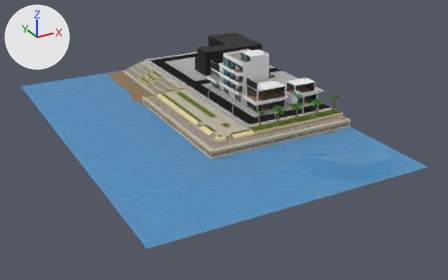
An edit to the Blender file res/models/docks/docks.blend, drawn before and after from the same camera.
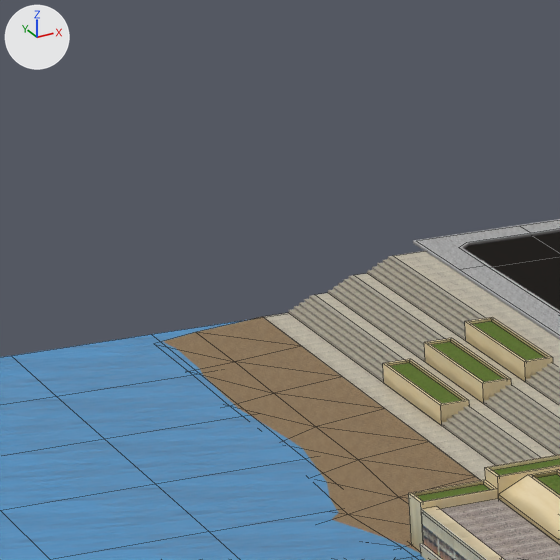
Each version is shown whole from a 50 mm lens placed at (-118.4, -199.7, 88.2), pointed at (-10.7, -3.8, -9.7), then close up on the part from 19% to 37% of the width and 9% to 38% of the height. Lighting does not change. The marker at upper left points along +X, +Y and +Z. The close-ups show mesh edges as thin lines.

Objects in the first close-up: 'Plane.057', 'Plane.060', 'Plane.061', 'Plane.062', 'docks.001', 'docks.006', 'docks.137', 'docks.138', 'docks.144', 'docks.145', 'docks.146', 'docks.156'.
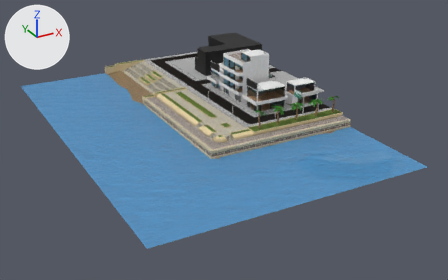
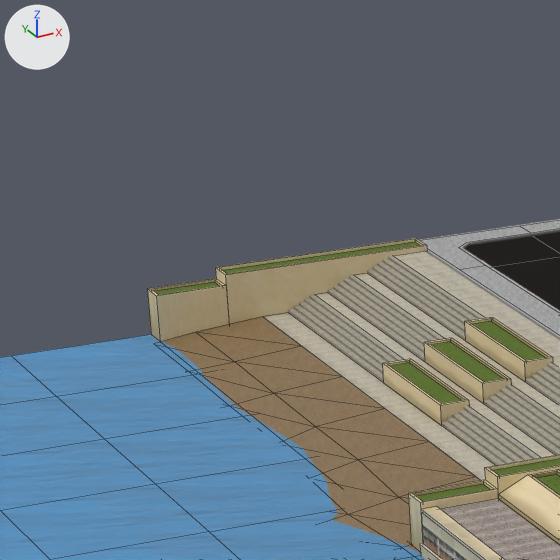
Commit message: update docks

Patch to the scene script:
```diff
--- a/res/models/docks/docks.blend.py
+++ b/res/models/docks/docks.blend.py
@@ ob_docks_154 @@
+ob_docks_154 = bpy.data.objects.new('docks.154', me_plane_232.copy())  # the mesh of ob_docks_157
+ob_docks_154.location = (0.0, 55.0, 0.0)
+ob_docks_154.rotation_euler = (0.0, 0.0, -3.142)  # degrees (0, 0, -180)
@@ ob_docks_153 @@
+ob_docks_153 = bpy.data.objects.new('docks.153', me_plane_231.copy())  # the mesh of ob_docks_156
+ob_docks_153.location = (0.0, 55.0, 0.0)
+ob_docks_153.rotation_euler = (0.0, 0.0, -3.142)  # degrees (0, 0, -180)
```

Boxes (x1, y1, x2, y2) around the edits, measured in the close-ups (560 x 560 px):
'docks.153', added (brown)
    after: (148, 238, 427, 342)
'docks.154', added (green)
    after: (154, 242, 419, 295)
